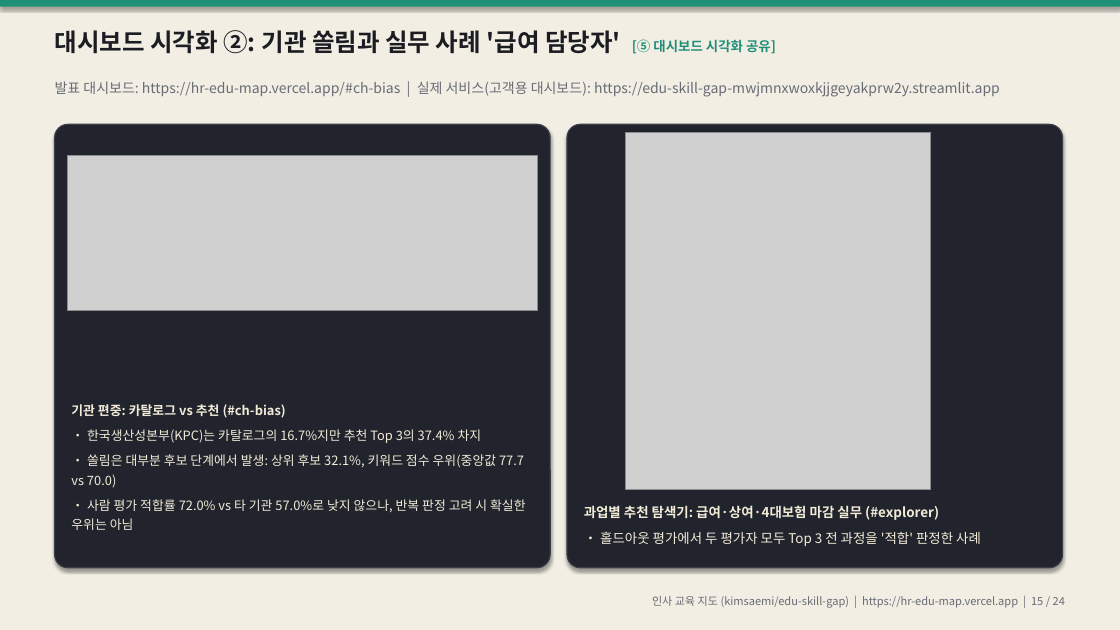
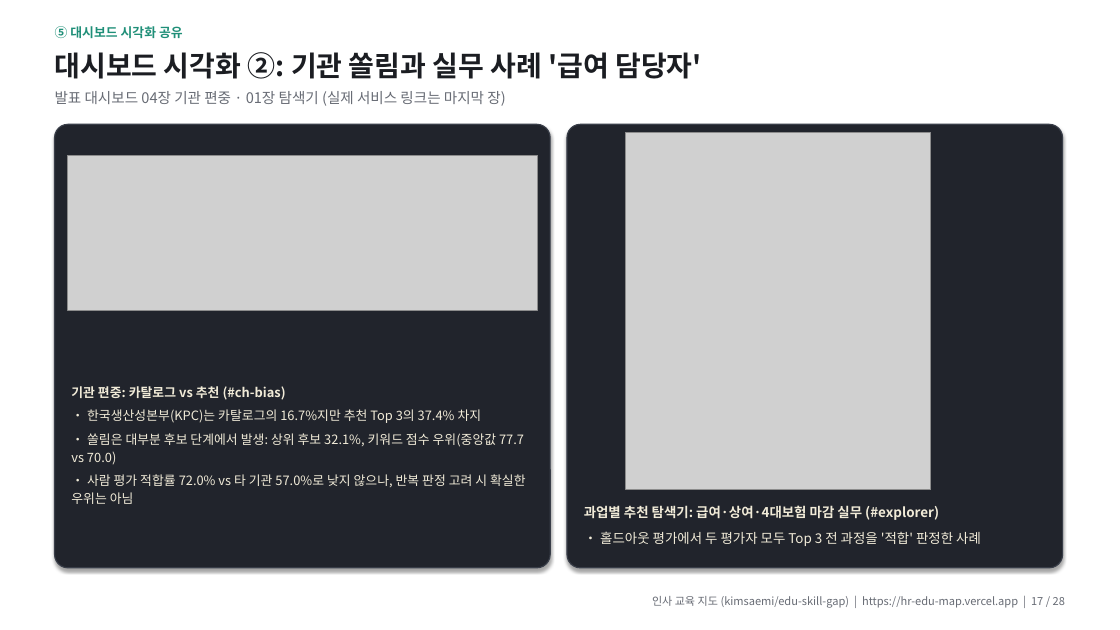
Before and after one commit to kimsaemi/edu-skill-gap, a slide deck: slide 17 of presentation/HR_교육지도_발표.pptx (slide 15 before the commit). Drawn at 1120x630 pixels with LibreOffice and Linux fonts; fonts in the diff are those of the drawing; grey boxes stand for pictures. Boxes give left, top, right and bottom in pixels: in the first picture for what was removed or moved away, otherwise in the second. Text is boxed around its words. In the diff, an @@ line names an element or a change of style, - is before the commit and + after.

```diff
--- a/presentation/HR_교육지도_발표.pptx
+++ b/presentation/HR_교육지도_발표.pptx
@@ rectangle at <box>0,0,1120,630</box>: fill #F2EEE4 to #FFFFFF @@
@@ rectangle removed at <box>0,0,1120,7</box> @@
@@ text added at <box>55,26,183,38</box>, 11 pt, text #1F8F78, bold @@
+⑤ 대시보드 시각화 공유
@@ text at <box>55,52,701,79</box>: text changed; size 21 to 24 pt @@
-대시보드 시각화 ②: 기관 쏠림과 실무 사례 '급여 담당자' [⑤ 대시보드 시각화 공유]
+대시보드 시각화 ②: 기관 쏠림과 실무 사례 '급여 담당자'
@@ text at <box>55,91,505,106</box>: text changed; size 12 to 12.5 pt @@
-발표 대시보드: https://hr-edu-map.vercel.app/#ch-bias | 실제 서비스(고객용 대시보드): https://edu-skill-gap-mwjmnxwoxkjjgeyakprw2y.streamlit.app
+발표 대시보드 04장 기관 편중 · 01장 탐색기 (실제 서비스 링크는 마지막 장)
@@ text "기관 편중: 카탈로그 vs 추천 ...": place and size @@
-text "기관 편중: 카탈로그 vs 추천 ..." at <box>71,404,525,530</box>
+text "기관 편중: 카탈로그 vs 추천 ..." at <box>71,386,525,504</box>
@@ text "기관 편중: 카탈로그 vs 추천 ..." at <box>71,386,525,504</box>: line spacing 1.25 to 1.15 @@
@@ text at <box>652,596,1065,608</box>: text changed @@
-인사 교육 지도 (kimsaemi/edu-skill-gap) | https://hr-edu-map.vercel.app | 15 / 24
+인사 교육 지도 (kimsaemi/edu-skill-gap) | https://hr-edu-map.vercel.app | 17 / 28
```
Also in this commit, not shown: 22 other slides changed, 4 slides added, 6 other files.
